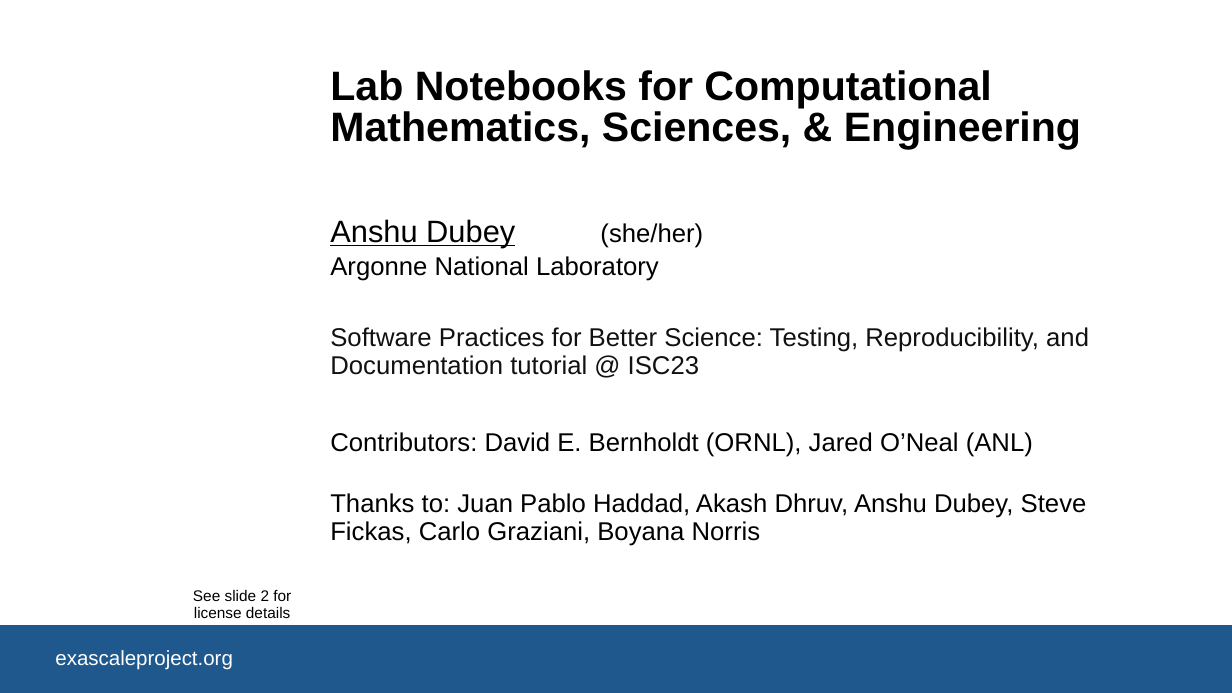
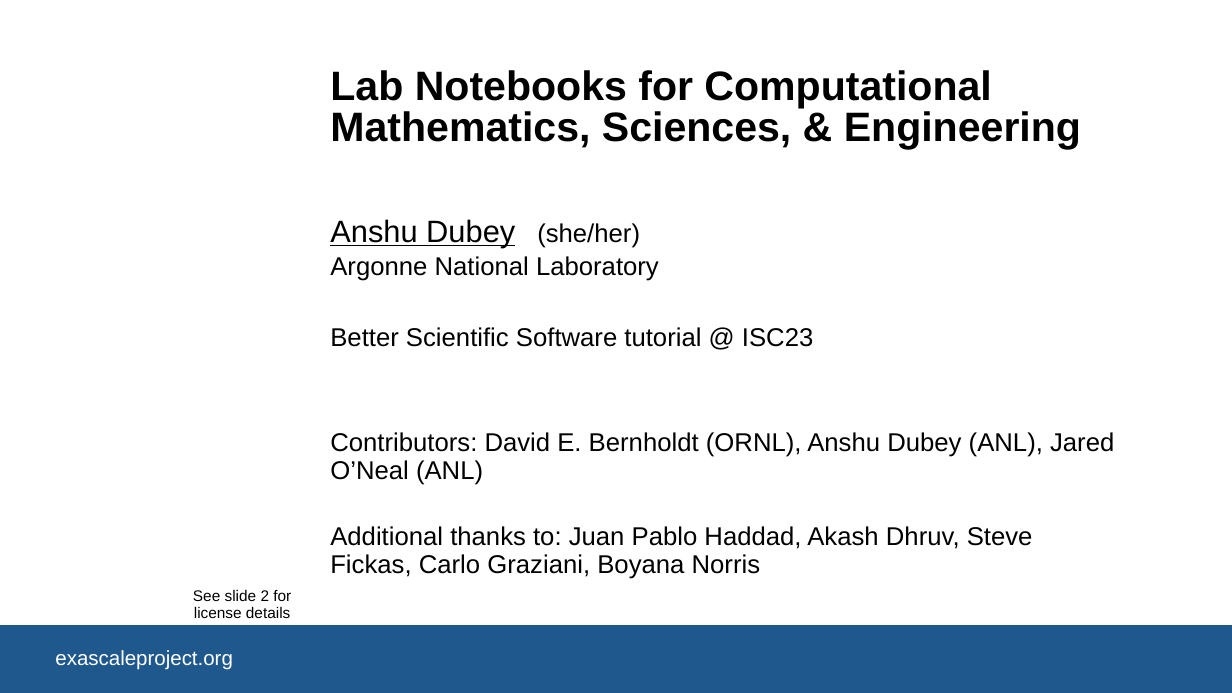
Before and after one commit to bssw-tutorial/presentations, a slide deck: slide 1 of lab-notebooks.pptx. Drawn at 1232x693 pixels with LibreOffice and Linux fonts; fonts in the diff are those of the drawing; background and template pictures are left out. Boxes give left, top, right and bottom in pixels: in the first picture for what was removed or moved away, otherwise in the second. Text is boxed around its words. In the diff, an @@ line names an element or a change of style, - is before the commit and + after.

```diff
--- a/lab-notebooks.pptx
+++ b/lab-notebooks.pptx
@@ text "(she/her)": place and size @@
-text "(she/her)" at <box>600,223,703,248</box>
+text "(she/her)" at <box>537,223,640,248</box>
@@ text at <box>330,327,813,347</box>: text changed; text colour #111111 to #000000 @@
-Software Practices for Better Science: Testing, Reproducibility, and Documentation tutorial @ ISC23
+Better Scientific Software tutorial @ ISC23
@@ text at <box>330,432,1114,485</box>: text changed @@
-Contributors: David E. Bernholdt (ORNL), Jared O’Neal (ANL)
+Contributors: David E. Bernholdt (ORNL), Anshu Dubey (ANL), Jared O’Neal (ANL)
@@ text at <box>330,526,1033,579</box>: text changed @@
-Thanks to: Juan Pablo Haddad, Akash Dhruv, Anshu Dubey, Steve Fickas, Carlo Graziani, Boyana Norris
+Additional thanks to: Juan Pablo Haddad, Akash Dhruv, Steve Fickas, Carlo Graziani, Boyana Norris
```
Also in this commit, not shown: 1 slide added, 5 other files.
